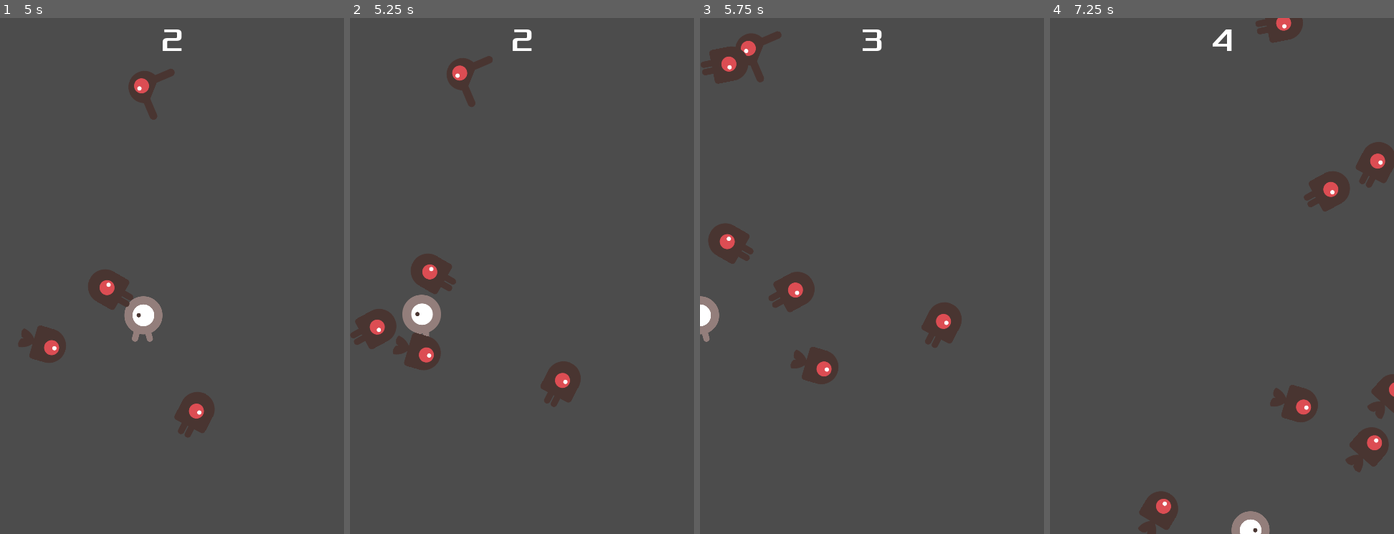
Above: before the commit, frames 1-4 (left to right).
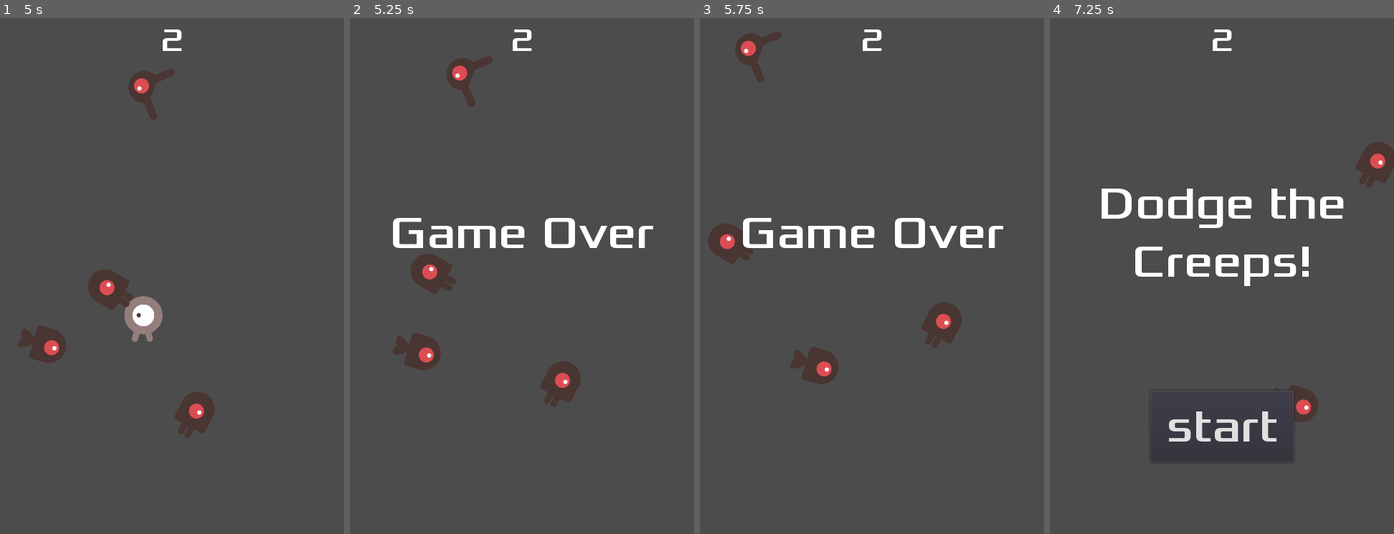
Above: after the commit, the same moments.

Repository: vishal-raj15/godot_game2
Game: Godot game, scene res://main.tscn
Same seed, same stepped clock (60 frames per second), same inputs: the game is played once before the commit and once after it. This scene is started directly instead of the project's main scene.
Inputs:
- Up to frame 1 (5 s): click "start" at 0.5 s; tap Enter at 1.25 s; hold Right (ui_right) 1.28-2.03 s; hold Down (ui_down) 2.03-2.78 s; hold Right (ui_right) 2.78-3.53 s; hold Up (ui_up) 3.53-4.28 s; hold Left (ui_left) from 4.28 s (still down)
- Up to frame 2 (5.25 s): keep holding Left (ui_left)
- Up to frame 3 (5.75 s): keep holding Left (ui_left)
- Up to frame 4 (7.25 s): release Left (ui_left) at 5.78 s; hold Down (ui_down) 5.78-6.53 s; hold Right (ui_right) from 6.53 s (still down)

Frame 1 is identical in both runs. In frame 2, 3.1% of the frame differs, in the area x 0-89%, y 38-65%; in frame 3, 3.4%; in frame 4, 7.0%, in the area x 15-100%, y 0-100%.
Error before the commit: Invalid set index 'disabled' (on base: 'null instance') with value of type 'bool'. (res://player.gd:46)

Commit message:
almost done

Diff:
--- a/HUD.gd
+++ b/HUD.gd
@@ -21,6 +21,8 @@
 	$startButton.show()
 	$messageLabel.text = "Dodge the\nCreeps!"
 	$messageLabel.show()
+#	yield(get_tree().create_timer(1), "timeout")
+
 
 func update_score(score):
 	$scoreLabel.text = str(score)
--- a/HUD.tscn
+++ b/HUD.tscn
@@ -68,6 +68,5 @@
 [node name="messageTimer" type="Timer" parent="."]
 wait_time = 2.0
 one_shot = true
-[connection signal="start_game" from="." to="." method="start_game"]
 [connection signal="pressed" from="startButton" to="." method="_on_startButton_pressed"]
 [connection signal="timeout" from="messageTimer" to="." method="_on_messageTimer_timeout"]
--- a/main.gd
+++ b/main.gd
@@ -5,7 +5,7 @@
 
 func _ready():
 	randomize()
-	pass # Replace with function body.
+	 # Replace with function body.
 
 func new_game():
 	score = 0
@@ -14,16 +14,18 @@
 	$HUD.show_message("Get Ready")
 	$HUD.update_score(score)
 
-
 func game_over():
-	$ScoreTimer.stop()
-	$MobTimer.stop()
-	$HUD.show_game_over()
-
+	$scoreTimer.stop()
+	$mobTimer.stop()
+	$HUD.game_over()
 
 func _on_startTimer_timeout():
 	$mobTimer.start()
 	$scoreTimer.start()
+
+func _on_scoreTimer_timeout():
+	score += 1
+	$HUD.update_score(score)
 
 
 func _on_mobTimer_timeout():
@@ -35,9 +37,3 @@
 	direction += rand_range(-PI/4 , PI/4)
 	mobs.rotation = direction
 	mobs.set_linear_velocity(Vector2(rand_range(mobs.min_speed , mobs.max_speed) , 0).rotated(direction))
-
-
-
-func _on_scoreTimer_timeout():
-	score += 1
-	$HUD.update_score(score)
--- a/main.tscn
+++ b/main.tscn
@@ -34,7 +34,7 @@
 [node name="mobSponLocation" type="PathFollow2D" parent="mobPath"]
 
 [node name="HUD" parent="." instance=ExtResource( 3 )]
-[connection signal="hit" from="player" to="." method="_on_player_hit"]
+[connection signal="hit" from="player" to="." method="game_over"]
 [connection signal="timeout" from="mobTimer" to="." method="_on_mobTimer_timeout"]
 [connection signal="timeout" from="scoreTimer" to="." method="_on_scoreTimer_timeout"]
 [connection signal="timeout" from="startTimer" to="." method="_on_startTimer_timeout"]
--- a/mob.gd
+++ b/mob.gd
@@ -1,7 +1,7 @@
 extends RigidBody2D
 
-export var min_speed = 150  # Minimum speed range.
-export var max_speed = 250  # Maximum speed range.
+export (int) var min_speed = 150  # Minimum speed range.
+export (int) var max_speed = 250  # Maximum speed range.
 var mob_types = ["walk", "swim", "fly"]
 
 func _ready():
--- a/mob.tscn
+++ b/mob.tscn
@@ -15,15 +15,15 @@
 "name": "swim",
 "speed": 5.0
 }, {
+"frames": [ ExtResource( 4 ), ExtResource( 6 ) ],
+"loop": true,
+"name": "fly",
+"speed": 5.0
+}, {
 "frames": [ ExtResource( 2 ), ExtResource( 1 ) ],
 "loop": true,
 "name": "walk",
 "speed": 4.0
-}, {
-"frames": [ ExtResource( 4 ), ExtResource( 6 ) ],
-"loop": true,
-"name": "fly",
-"speed": 5.0
 } ]
 
 [sub_resource type="CapsuleShape2D" id=2]
--- a/player.gd
+++ b/player.gd
@@ -4,15 +4,14 @@
 
 export (int) var speed = 400  # How fast the player will move (pixels/sec).
 var screen_size
-var velocity = Vector2()
 
 func _ready():
+
+	screen_size = get_viewport_rect().size
 	hide()
-	screen_size = get_viewport_rect().size
-
 
 func _process(delta):
-	velocity = Vector2()  # The player's movement vector.
+	var velocity = Vector2()  # The player's movement vector.
 	if Input.is_action_pressed("ui_right"):
 		velocity.x += 1
 	if Input.is_action_pressed("ui_left"):
@@ -43,12 +42,12 @@
 
 # warning-ignore:unused_argument
 func _on_player_body_entered( body ):
-	$collision.disabled = true
 	hide()
 	emit_signal("hit")
-
+	$CollisionShape2D.set_deferred("disabled", true)
 
 func start(pos):
 	position = pos
 	show()
+	monitoring=true
 	$CollisionShape2D.disabled = false
